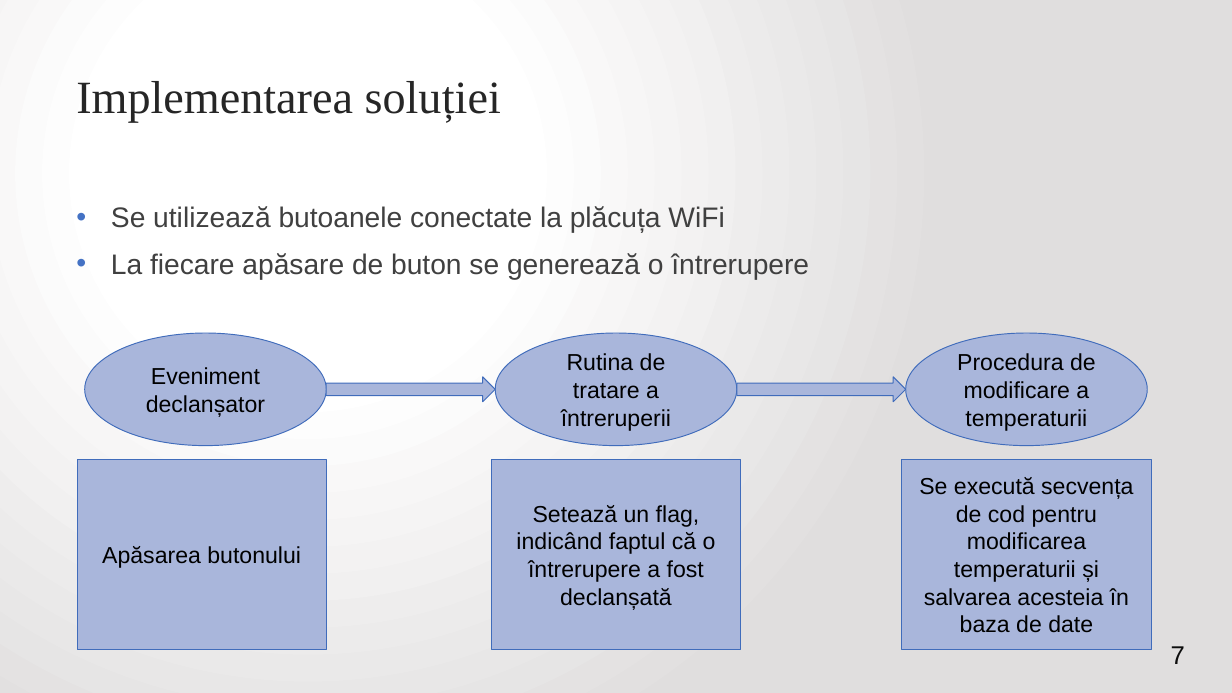
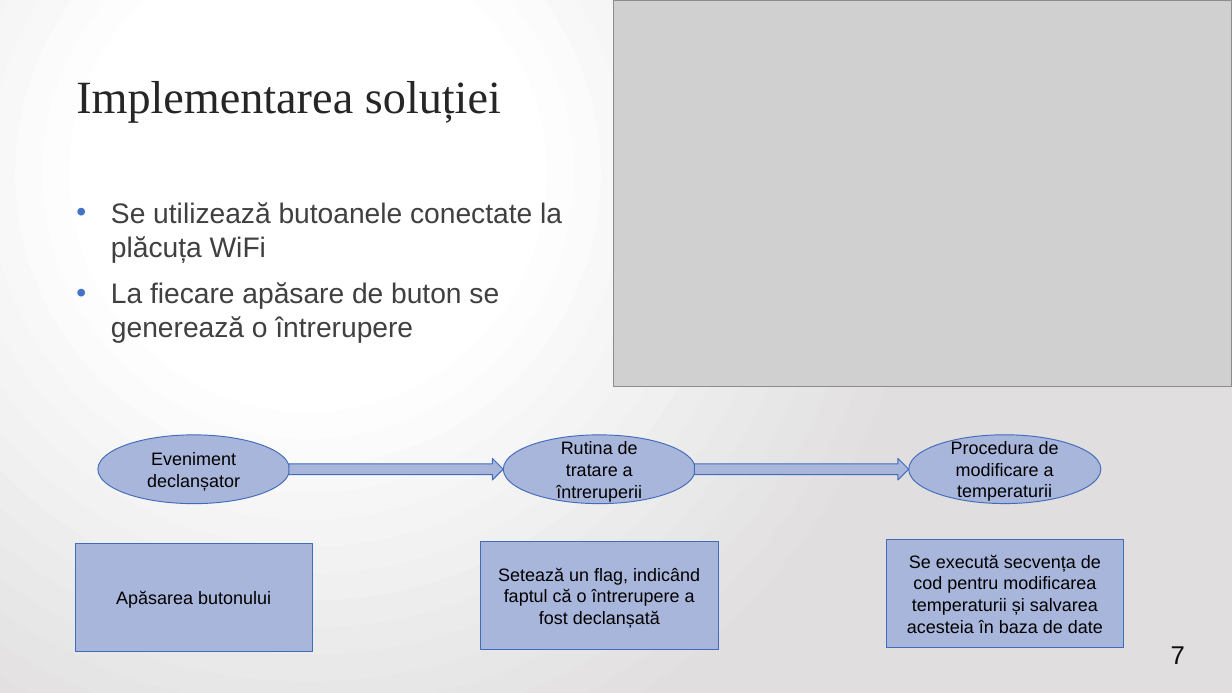
Before and after one commit to VitomirDragan/TemperatureManagement-IOT-, a slide deck: slide 7 of Prezentare/Termostat inteligent controlat printr-o aplicație web2.pptx. Drawn at 1232x693 pixels with LibreOffice and Linux fonts; fonts in the diff are those of the drawing; grey boxes stand for pictures. Boxes give left, top, right and bottom in pixels: in the first picture for what was removed or moved away, otherwise in the second. Text is boxed around its words. In the diff, an @@ line names an element or a change of style, - is before the commit and + after.

```diff
--- a/Prezentare/Termostat inteligent controlat printr-o aplicație web2.pptx
+++ b/Prezentare/Termostat inteligent controlat printr-o aplicație web2.pptx
@@ picture added at (x1=614, y1=1, x2=1232, y2=387) @@
@@ text "Se utilizează butoanele conectate la ..." rewrapped from (x1=111, y1=206, x2=809, y2=280) to (x1=111, y1=202, x2=562, y2=343) @@
@@ ellipse "Eveniment declanșator" resized from (x1=85, y1=333, x2=326, y2=445) to (x1=98, y1=435, x2=290, y2=504) @@
@@ ellipse "Rutina de tratare a întreruperii" resized from (x1=495, y1=333, x2=737, y2=445) to (x1=504, y1=435, x2=696, y2=504) @@
@@ size 18 to 14 pt in 6 elements at (x1=75, y1=543, x2=312, y2=652), (x1=481, y1=542, x2=718, y2=650), (x1=886, y1=540, x2=1124, y2=648), (x1=98, y1=435, x2=290, y2=504), (x1=504, y1=435, x2=696, y2=504), (x1=909, y1=435, x2=1101, y2=504) @@
@@ ellipse "Procedura de modificare a temperaturii" resized from (x1=906, y1=333, x2=1147, y2=445) to (x1=909, y1=435, x2=1101, y2=504) @@
@@ right arrow resized from (x1=326, y1=377, x2=495, y2=402) to (x1=289, y1=458, x2=504, y2=480) @@
@@ right arrow resized from (x1=737, y1=377, x2=906, y2=402) to (x1=694, y1=458, x2=909, y2=480) @@
@@ rectangle "Apăsarea butonului" resized from (x1=77, y1=459, x2=326, y2=650) to (x1=75, y1=543, x2=312, y2=652) @@
@@ rectangle "Setează un flag, indicând faptul ..." resized from (x1=492, y1=459, x2=741, y2=650) to (x1=481, y1=542, x2=718, y2=650) @@
@@ rectangle "Se execută secvența de cod ..." resized from (x1=902, y1=459, x2=1152, y2=650) to (x1=886, y1=540, x2=1124, y2=648) @@
```
Also in this commit, not shown: 1 slide added, 1 slide removed, 1 other file.
